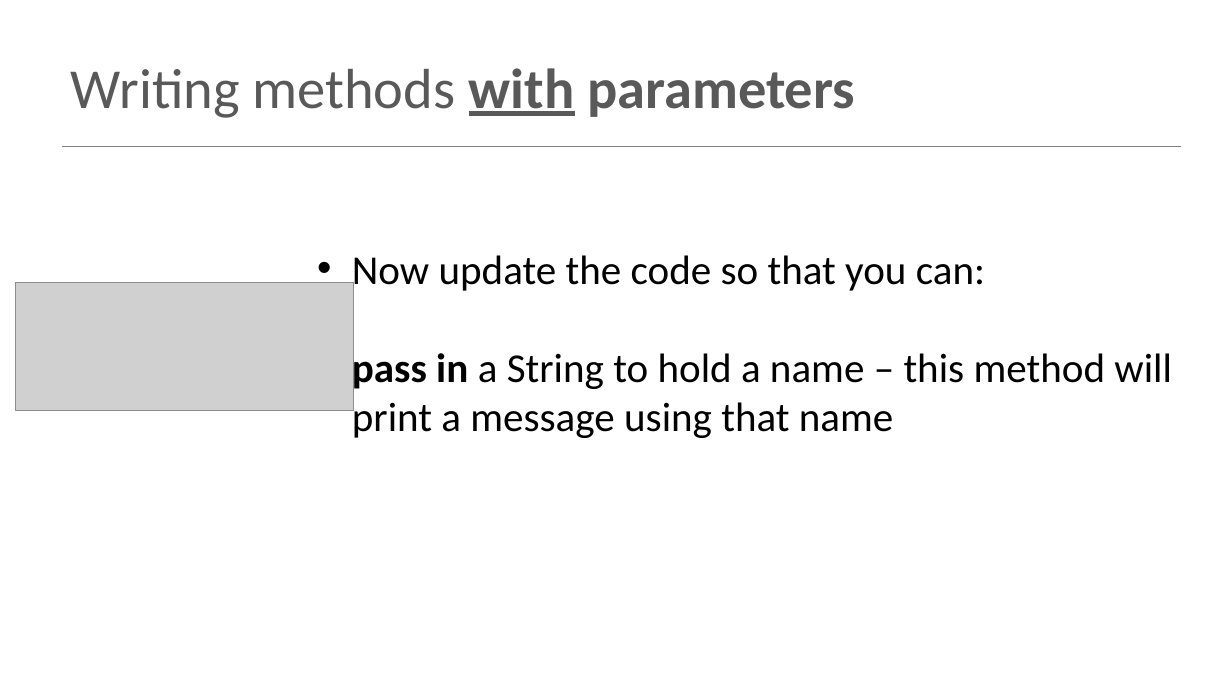
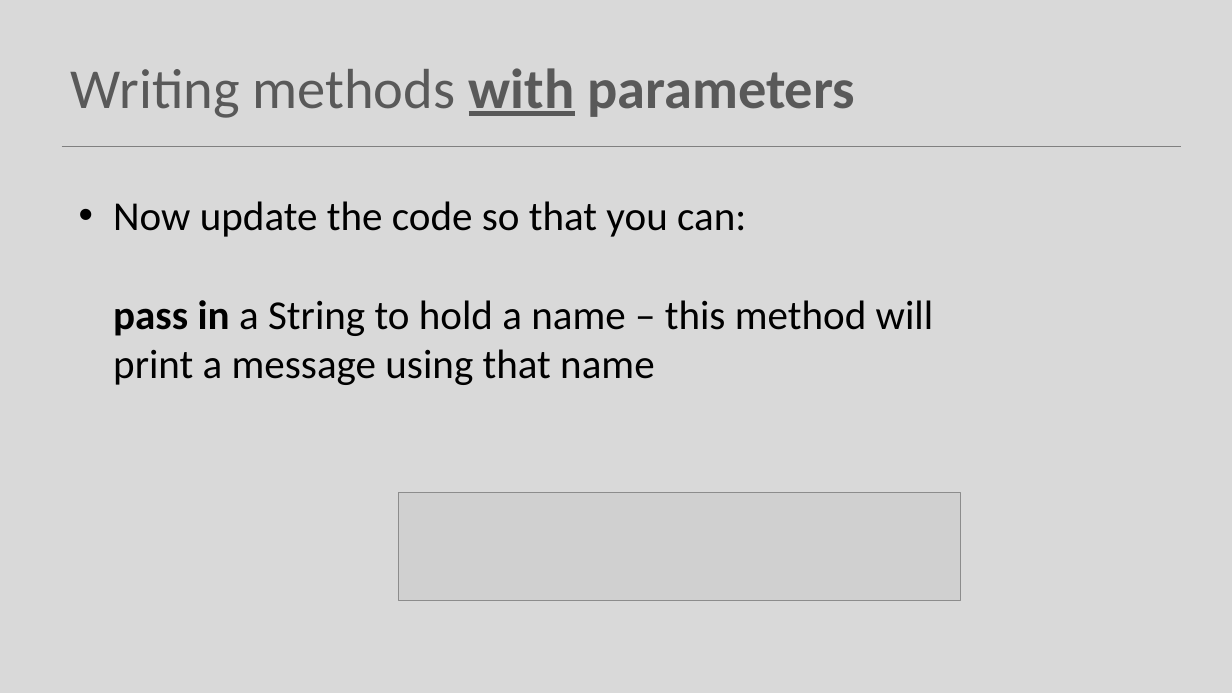
Before and after one commit to Programming-Fundamentals-SETU/prog-fund-1-sept-25, a slide deck: slide 10 of topic07-methods/unit-1/talk-2-bespoke-methods/bespoke-methods.pptx. Drawn at 1232x693 pixels with LibreOffice and Linux fonts; fonts in the diff are those of the drawing; grey boxes stand for pictures. Boxes give left, top, right and bottom in pixels: in the first picture for what was removed or moved away, otherwise in the second. Text is boxed around its words. In the diff, an @@ line names an element or a change of style, - is before the commit and + after.

Commit message:
more on methods

```diff
--- a/topic07-methods/unit-1/talk-2-bespoke-methods/bespoke-methods.pptx
+++ b/topic07-methods/unit-1/talk-2-bespoke-methods/bespoke-methods.pptx
@@ background #FFFFFF to #D9D9D9 @@
@@ text "Now update the code so ...": place and size @@
-text "Now update the code so ..." at [352,255,1172,438]
+text "Now update the code so ..." at [113,201,934,385]
@@ picture removed at [16,282,354,410] @@
@@ picture added at [398,493,960,601] @@
```
Also in this commit, not shown: 14 other slides changed, 1 slide removed, 16 other files.
